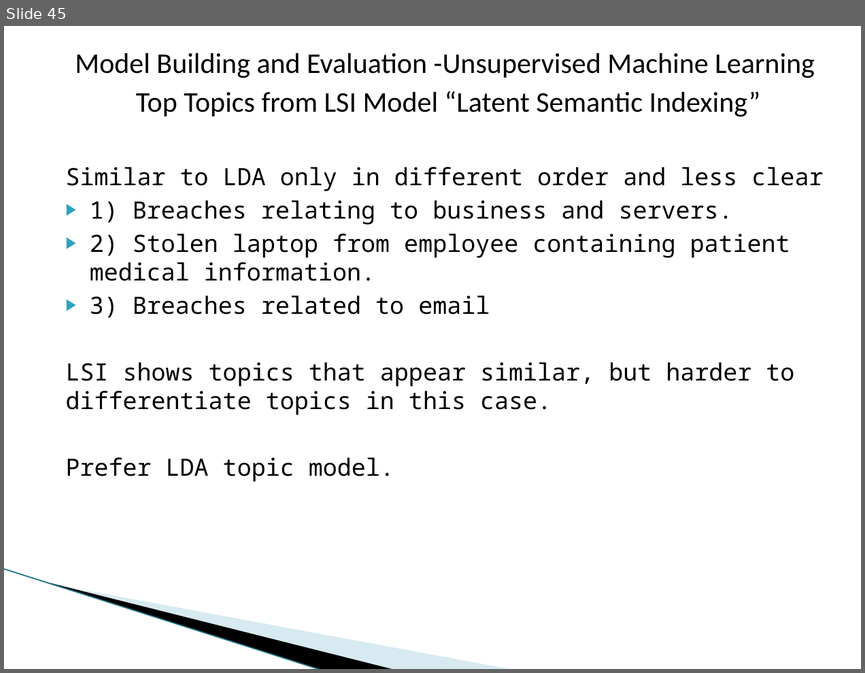
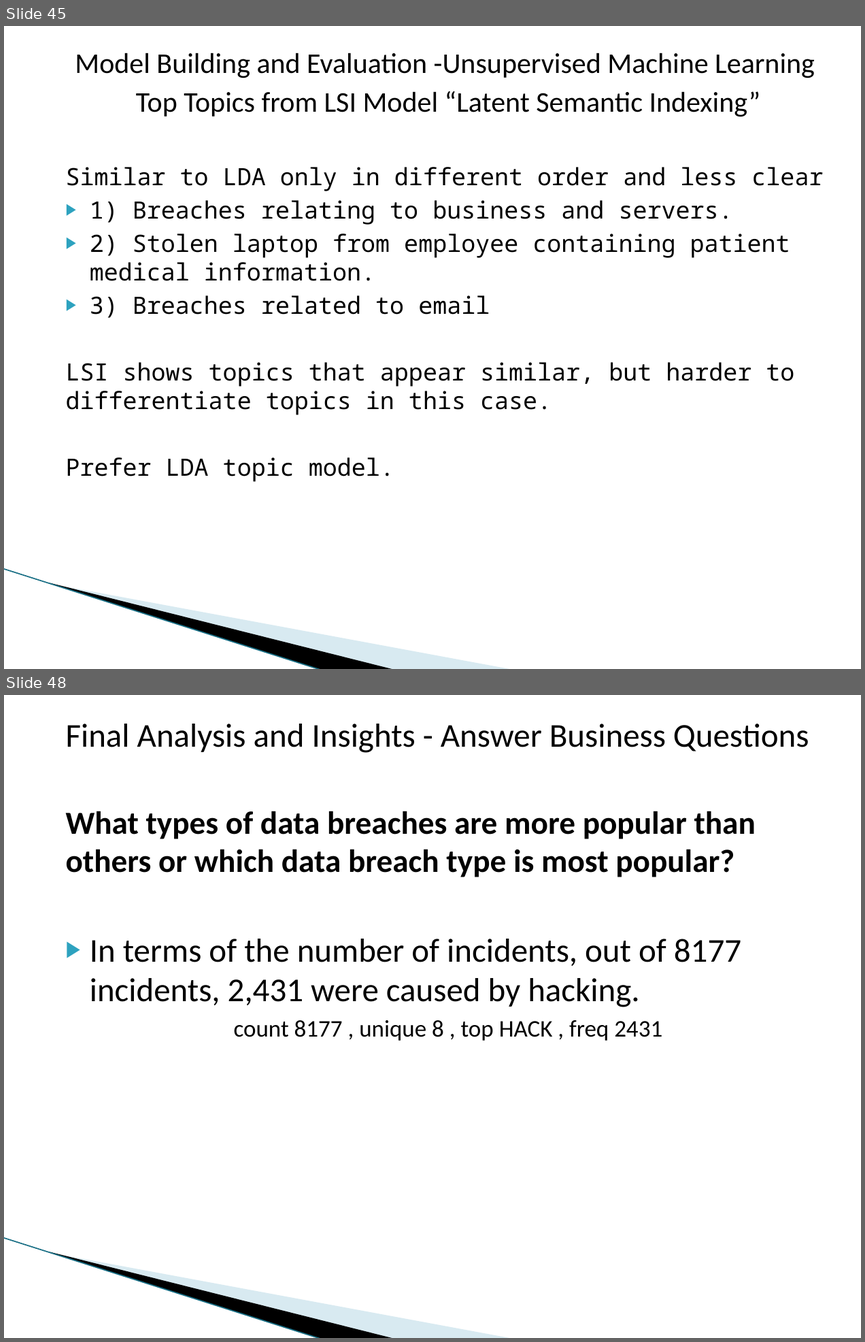
Before and after one commit to dmrod01/Capstone, a slide deck: Final Analysis - Data Capstone Project - Data Breaches.pptx. Shown one above the other, each under a label of ours: slide 45 before the commit, slides 45 and 48 after it; the slides between them are not shown. The pictures are 865x673 and 865x1342 pixels, drawn with LibreOffice and Linux fonts; fonts in the diff are those of the drawing; background and template pictures are left out. Boxes give left, top, right and bottom in pixels: in the first picture for what was removed or moved away, otherwise in the second. Text is boxed around its words. In the diff, an @@ line names an element or a change of style, - is before the commit and + after.

```diff
--- a/Final Analysis - Data Capstone Project - Data Breaches.pptx
+++ b/Final Analysis - Data Capstone Project - Data Breaches.pptx
@@ slide 48 added at <box>4,695,861,1338</box>, background #FFFFFF; not listed: 3 template elements that a slide beside it also shows @@
@@ text added at <box>66,724,808,1040</box>, 28 pt, text #000000 @@
+Final Analysis and Insights - Answer Business Questions
+What types of data breaches are more popular than others or which data breach type is most popular?
+▶ In terms of the number of incidents, out of 8177 incidents, 2,431 were caused by hacking.
+count 8177 , unique 8 , top HACK , freq 2431
```
Also in this commit, not shown: 1 slide changed, 22 other slides added, 2 other files.
